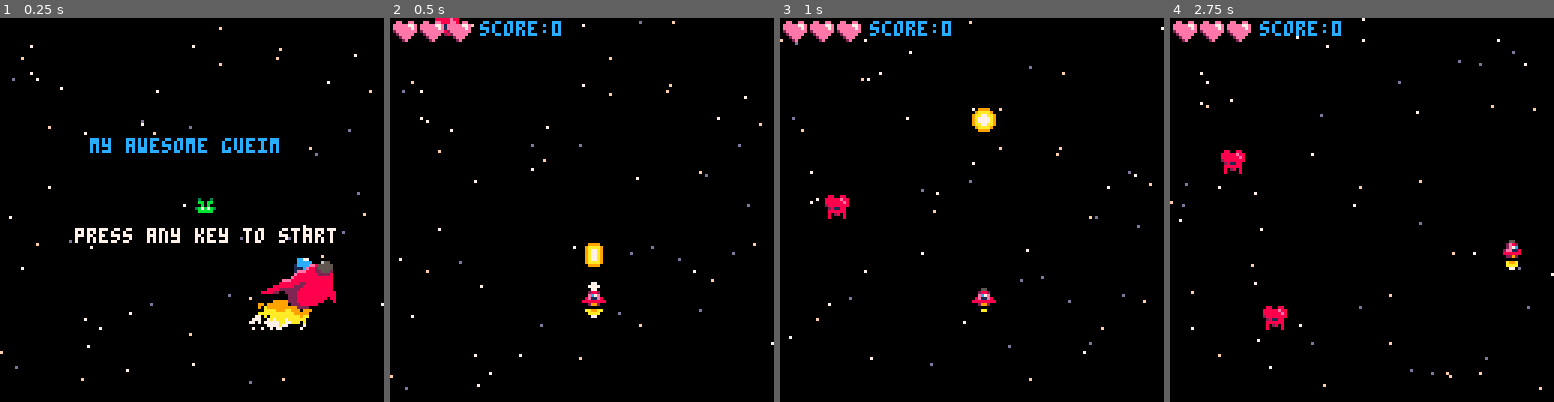
Above: before the commit, frames 1-4 (left to right).
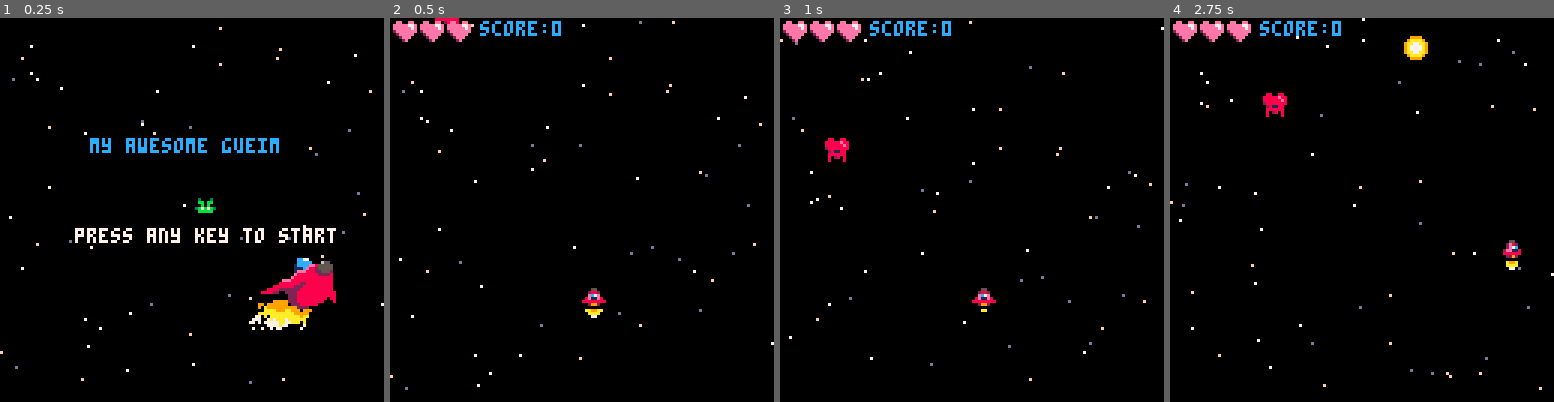
Above: after the commit, the same moments.

Repository: paula-clares/PICO-8-Games
Game: PICO-8 cartridge picocho.p8
Same seed, same stepped clock (60 frames per second), same inputs: the game is played once before the commit and once after it.
Inputs:
- Up to frame 1 (0.25 s): no input
- Up to frame 2 (0.5 s): tap X (X key) at 0.33 s
- Up to frame 3 (1 s): tap O (Z key) at 0.7 s
- Up to frame 4 (2.75 s): tap X (X key) at 1.07, 1.85 s; hold Right 1.6-2.1 s; tap O (Z key) at 1.7, 2.1, 2.5 s; hold Up 2.15-2.42 s; hold Right from 2.47 s (still down)

Frame 1 is identical in both runs. In frame 2, 0.4% of the frame differs, in the area x 13-56%, y 0-72%; in frame 3, 0.9%; in frame 4, 1.2%, in the area x 13-68%, y 4-82%.

Commit message:
Explosion particles
For enemies and player

Diff:
--- a/picocho.p8
+++ b/picocho.p8
@@ -58,9 +58,9 @@
 		y=90,
 		sx=2,
 		sy=2,
-		invul=0
+		invul=0,
+		bultimer=8
 	}
-	shootfrqc=0
 
 	--sprites
 	shipspr=0
@@ -81,6 +81,12 @@
 	enemytypes={"green","red"}
 	enemies={}
 	spawnenemies(5)
+	--explosions
+	explos={}
+	--particles
+	parts={}
+	--shock wave
+	shwave={}
 
 end --start_game
 -->8
@@ -133,7 +139,7 @@
 end
 
 function shoot()
-	if shootfrqc%8==0 then
+	if ship.bultimer<=0 then
 		local newbul={
 			x=ship.x,
 			y=ship.y-3,
@@ -142,6 +148,7 @@
 		add(bullets,newbul)
 		sfx(0)
 		muzzle=5
+		ship.bultimer=8
 	end
 end
 
@@ -168,8 +175,16 @@
 		if axis=="x" do
 			return 0
 		elseif axis=="y" do
-			return 4
-		end
+			return 3
+		end
+	end
+end
+
+function enemyscore(etype)
+	if etype=="green" then
+		return 5
+	elseif etype=="red" then
+		return 10
 	end
 end
 
@@ -201,19 +216,95 @@
 
 function spawnenemies(total)
 	for i=1,total do
-		local entype=enemytypes[
+		local etype=enemytypes[
 				flr(rnd(2)+1)
 			]
-		local enemy={
+		enemy={
 			x=rnd(100)+10,
 			y=-8-(rnd(250)),
-			type=entype,
-			spr=enemyspr(entype),
-			sx=enemyspd(entype,"x"),
-			sy=enemyspd(entype,"y")
+			type=etype,
+			spr=enemyspr(etype),
+			sx=enemyspd(etype,"x"),
+			sy=enemyspd(etype,"y"),
+			score=enemyscore(etype),
+			hp=2,
+			flash=0,
+			flashing=function(self)
+				self.flash-=1
+				if self.type=="green" then
+					pal(11,7)
+				elseif self.type=="red" then
+					pal(8,7)
+				end
+			end
 		}
-	add(enemies,enemy)
-	end
+		add(enemies,enemy)
+	end
+end
+
+function explode(
+	expx,expy,isblue)
+	--initial explosion
+	local mypa={
+			x=expx,
+			y=expy,
+			sx=0,
+			sy=0,
+			age=0,
+			size=9,
+			maxage=3,
+			blue=isblue
+		}
+		add(parts,mypa)
+
+	for i=1,25 do
+		local mypa={
+			x=expx,
+			y=expy,
+			sx=(rnd()-.5)*6,
+			sy=(rnd()-.5)*6,
+			age=rnd(7),
+			size=rnd(3)+1,
+			maxage=10+rnd(10),
+			blue=isblue
+		}
+		add(parts,mypa)
+	end
+
+end
+
+function cbyagered(age)
+	local pacol=7
+	if age>15 then
+		pacol=5
+	elseif age>12 then
+		pacol=2
+	elseif age>10 then
+		pacol=8
+	elseif age>7 then
+		pacol=9
+	elseif age>5 then
+		pacol=10
+	end
+
+	return pacol
+end
+
+function cbyageblue(age)
+	local pacol=7
+	if age>15 then
+		pacol=1
+	elseif age>12 then
+		pacol=1
+	elseif age>10 then
+		pacol=13
+	elseif age>7 then
+		pacol=12
+	elseif age>5 then
+		pacol=6
+	end
+
+	return pacol
 end
 -->8
 --update
@@ -245,12 +336,12 @@
 	if btn(5) then
 		shoot()
 	end
-	shootfrqc+=1
-
-	--moving the ship
+
+	--update ship
 	ship.x+=ship.sx
 	ship.y+=ship.sy
 	ship.invul-=1
+	ship.bultimer-=1
 
 	--checking bounds
 	if ship.x>120 then
@@ -314,17 +405,28 @@
 	for myenemy in all(enemies) do
 		if ship.invul<=0
 			and coll(myenemy,ship) then
+			explode(
+				ship.x+4,ship.y+4,true)
 			lives-=1
 			sfx(3)
-			ship.invul=35
+			ship.invul=45
 		end
 		--check collision
 		--bullet x enemy
 		for bullet in all(bullets) do
 			if coll(myenemy,bullet) then
-				del(enemies,myenemy)
 				del(bullets,bullet)
 				sfx(4)
+				myenemy.hp-=1
+				myenemy.flash=4
+				if myenemy.hp<=0 then
+					del(enemies,myenemy)
+					sfx(6)
+					score+=myenemy.score
+					spawnenemies(1)
+					explode(myenemy.x+4,
+						myenemy.y+4,false)
+				end
 			end
 		end
 	end
@@ -388,7 +490,11 @@
 
 	--enemies
 	for myenemy in all(enemies) do
+		if myenemy.flash>0 then
+			myenemy:flashing()
+		end
 		drawmyspr(myenemy)
+		pal()
 	end
 
 	--muzzle
@@ -397,6 +503,33 @@
 		,muzzle,7)
 		circfill(ship.x+4,ship.y-1
 		,muzzle,7)
+	end
+
+	--particles
+	for mypa in all(parts) do
+		local pacol=7
+		if mypa.blue then
+			pacol=cbyageblue(
+			mypa.age)
+		else
+			pacol=cbyagered(
+			mypa.age)
+		end
+		circfill(
+			mypa.x,mypa.y,mypa.size,pacol
+		)
+		mypa.x+=mypa.sx
+		mypa.y+=mypa.sy
+		mypa.sx=mypa.sx*.85
+		mypa.sy=mypa.sy*.85
+		mypa.age+=1
+
+		if mypa.age>mypa.maxage then
+			mypa.size-=.5
+			if mypa.size<0 then
+				del(parts,mypa)
+			end
+		end
 	end
 
 	--ui should be last thing to
@@ -422,7 +555,7 @@
 	25,70,blink())
 	spr(startspr,64,58)
 	--draw sprite range starting at
-	--16, 4 wide, 3 high
+	--65, 4 wide, 3 high
 	--at (80,80)
 	spr(65, 80, 80, 4, 3)
 end
@@ -467,22 +600,22 @@
 002eee0000200e000000000000000000000000000000000000000000000000000000000000000000000000000000000000000000000000000000000000000000
 0002e0000002e0000000000000000000000000000000000000000000000000000000000000000000000000000000000000000000000000000000000000000000
 00000000000000000000000000000000000000000000000000000000000000000000000000000000000000000000000000000000000000000000000000000000
-000000000000000000000000000cc770000000000000000000000000000000000000000000000000000000000000000000000000000000000000000000000000
-000000000000000000000000000ccccc000655000000000000000000000000000000000000000000000000000000000000000000000000000000000000000000
-000000000000000000000000001ccccee85555500000000000000000000000000000000000000000000000000000000000000000000000000000000000000000
-00000000000000000000000000111ce8825555500000000000000000000000000000000000000000000000000000000000000000000000000000000000000000
-000000000000000000000000001eee88822555200000000000000000000000000000000000000000000000000000000000000000000000000000000000000000
-00000000000000000000000000e88888882222800000000000000000000000000000000000000000000000000000000000000000000000000000000000000000
-0000000000000000000000000e888888888888800000000000000000000000000000000000000000000000000000000000000000000000000000000000000000
-0000000000000000000000eee8888888888888800000000000000000000000000000000000000000000000000000000000000000000000000000000000000000
-00000000000000000000088888882288888888800000000000000000000000000000000000000000000000000000000000000000000000000000000000000000
-00000000000000000008888888222888888888800000000000000000000000000000000000000000000000000000000000000000000000000000000000000000
-00000000000000000888822222228888888888800000000000000000000000000000000000000000000000000000000000000000000000000000000000000000
-00000000000000088882200222288888888888880000000000000000000000000000000000000000000000000000000000000000000000000000000000000000
-00000000000000000000000022288888888888880000000000000000000000000000000000000000000000000000000000000000000000000000000000000000
-00000000000000000000000022288888888880880000000000000000000000000000000000000000000000000000000000000000000000000000000000000000
-00000000000000000009999922288888888800080000000000000000000000000000000000000000000000000000000000000000000000000000000000000000
-00000000000000990999999902228888880000000000000000000000000000000000000000000000000000000000000000000000000000000000000000000000
+000000000000000000000000000cc770000000000000000000000000000000000000000000005000000500000000500000050000000050000005000000000000
+000000000000000000000000000ccccc000655000000000000007000000009999900000005550555555550050555055550555005005505005055500500000000
+000000000000000000000000001ccccee85555500000000000070000000009aaa999000005055222222255050505522222525505000055505555050500000000
+00000000000000000000000000111ce88255555000000000000000000009aaaaaa99900005552288822225000555228852555000000550000550000000000000
+000000000000000000000000001eee88822555200000700090000000009aaaaaaaaa990055222888922225005555555255220500000000000002000000000000
+00000000000000000000000000e88888882222800000070a99900000009aa777777a990055228889999825050525288225555505050000000005000500000000
+0000000000000000000000000e88888888888880000000777779a000099a77777777a90055229997799925055555298999952505055550000055050000000000
+0000000000000000000000eee888888888888880000097777777a00009aa77777777a900555299a77a9922555552998aa2852255505500000005525000000000
+0000000000000000000008888888228888888880000097777777700009aaa7777777aa00555899aaaa99820055559599aa855500500000000000550000000000
+0000000000000000000888888822288888888880000007777777707000aaa777777aaa000558889a999982000505582295555505050050055000000500000000
+000000000000000008888222222288888888888000000a777777a000009aaaa777aaa90005558889989822000555585285585200050055005558000000000000
+0000000000000008888220022228888888888888007000777aaa00000099aaa777aaa90005522289998822000552258855555200055055005550000000000000
+00000000000000000000000022288888888888880077000aaa00770000099aaaaaaa900055022228825555555502552855555555550055005000005500000000
+00000000000000000000000022288888888880880000000000000000000099999990000050055522225005550005552255000505000555205000050500000000
+00000000000000000009999922288888888800080000000000007000000000000000000000005000000005000000500000000500000050000000050000000000
+00000000000000990999999902228888880000000000000700000000000000000000000000000000500000000000000000500005000000000050000500000000
 0000000000000090a999999999922220000000000000000000000000000000000000000000000000000000000000000000000000000000000000000000000000
 0000000000000000aaaa999aa9990999000000000000000000000000000000000000000000000000000000000000000000000000000000000000000000000000
 00000000000000aaaaaaaaaaaa999990000000000000000000000000000000000000000000000000000000000000000000000000000000000000000000000000
Not shown, changed: the sound effects (__sfx__) section of picocho.p8
